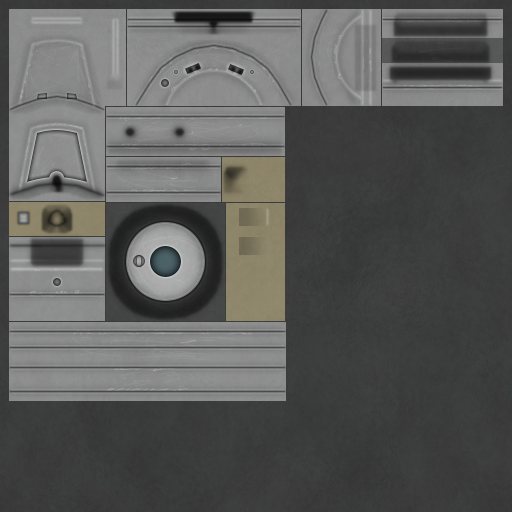
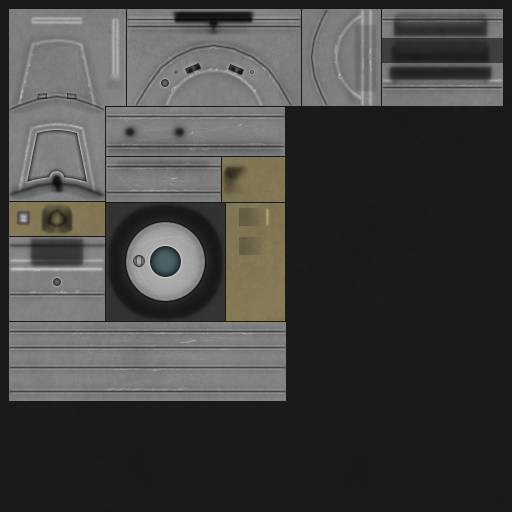
Before/after of a 512 x 512 layered artwork. What changed in the layer stack:
"high 2": blend normal → overlay, painted on it, unmasked it over [18, 35, 372, 271]
"high 1": blend normal → overlay, painted on it, unmasked it over [8, 7, 505, 273]
"b" (1st of 7): blend pass through → overlay over [8, 10, 503, 395]
painted on "b highre", unmasked it over [29, 18, 483, 392]
painted on "b high", unmasked it over [8, 10, 503, 395]
"b grime 2": blend normal → overlay over [20, 26, 476, 389]
"wear": opacity 20% → 7%, blend normal → overlay, painted on it over [0, 0, 512, 512]
painted on "b" (7th of 7) over [106, 203, 225, 321]
